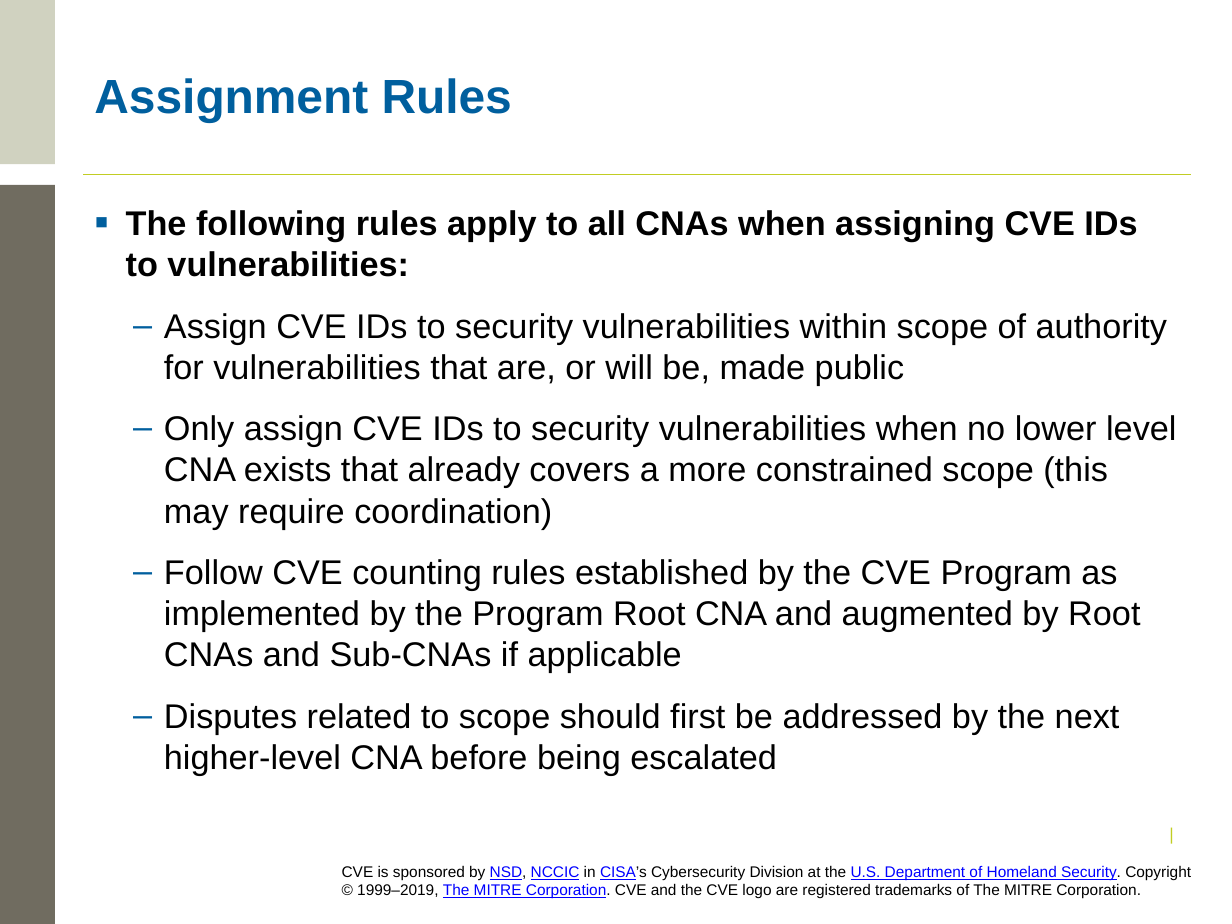
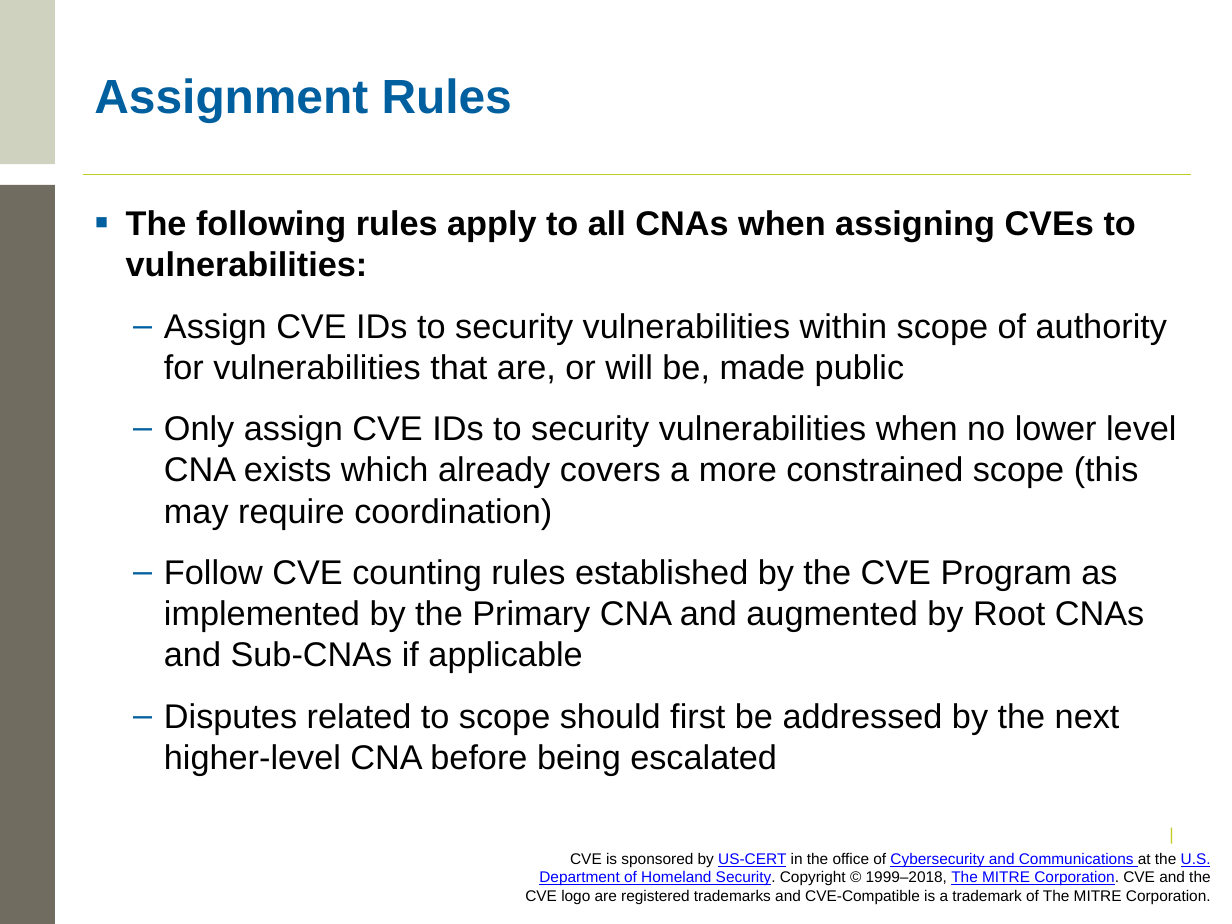
Before and after one commit to CVEProject/cveproject.github.io, a slide deck: slide 32 of docs/cna/Becoming a CNA.pptx. Drawn at 1232x924 pixels with LibreOffice and Linux fonts; fonts in the diff are those of the drawing; background and template pictures are left out. Boxes give left, top, right and bottom in pixels: in the first picture for what was removed or moved away, otherwise in the second. Text is boxed around its words. In the diff, an @@ line names an element or a change of style, - is before the commit and + after.

```diff
--- a/docs/cna/Becoming a CNA.pptx
+++ b/docs/cna/Becoming a CNA.pptx
@@ text at (126, 210, 1136, 277): text changed @@
-▪ The following rules apply to all CNAs when assigning CVE IDs to vulnerabilities:
+▪ The following rules apply to all CNAs when assigning CVEs to vulnerabilities:
@@ text at (164, 415, 1176, 673): text changed @@
-  – Only assign CVE IDs to security vulnerabilities when no lower level CNA exists that already covers a more constrained scope (this may require coordination)
-  – Follow CVE counting rules established by the CVE Program as implemented by the Program Root CNA and augmented by Root CNAs and Sub-CNAs if applicable
+  – Only assign CVE IDs to security vulnerabilities when no lower level CNA exists which already covers a more constrained scope (this may require coordination)
+  – Follow CVE counting rules established by the CVE Program as implemented by the Primary CNA and augmented by Root CNAs and Sub-CNAs if applicable
@@ text at (525, 852, 1211, 904): text changed @@
-CVE is sponsored by NSD, NCCIC in CISA’s Cybersecurity Division at the U.S. Department of Homeland Security. Copyright © 1999–2019, The MITRE Corporation. CVE and the CVE logo are registered trademarks of The MITRE Corporation.
+CVE is sponsored by US-CERT in the office of Cybersecurity and Communications at the U.S. Department of Homeland Security. Copyright © 1999–2018, The MITRE Corporation. CVE and the CVE logo are registered trademarks and CVE-Compatible is a trademark of The MITRE Corporation.
```
Also in this commit, not shown: 39 other slides changed.
